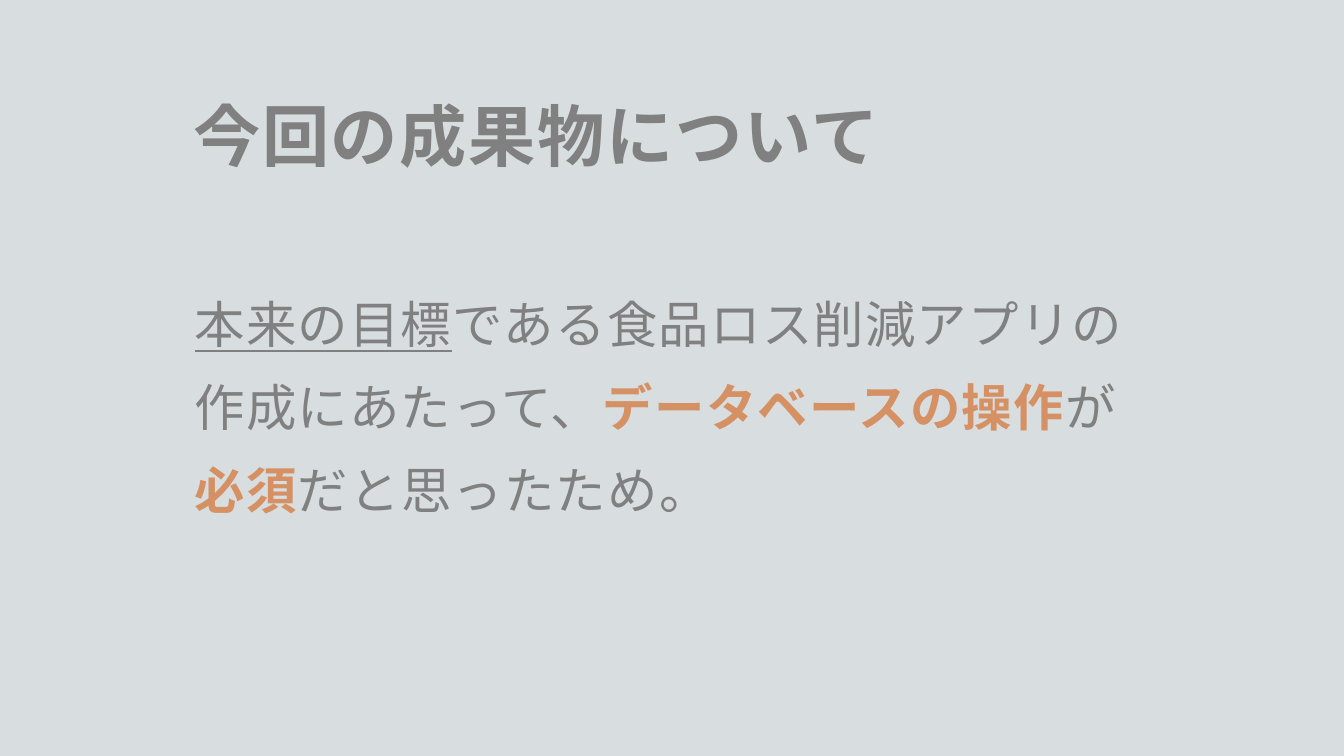
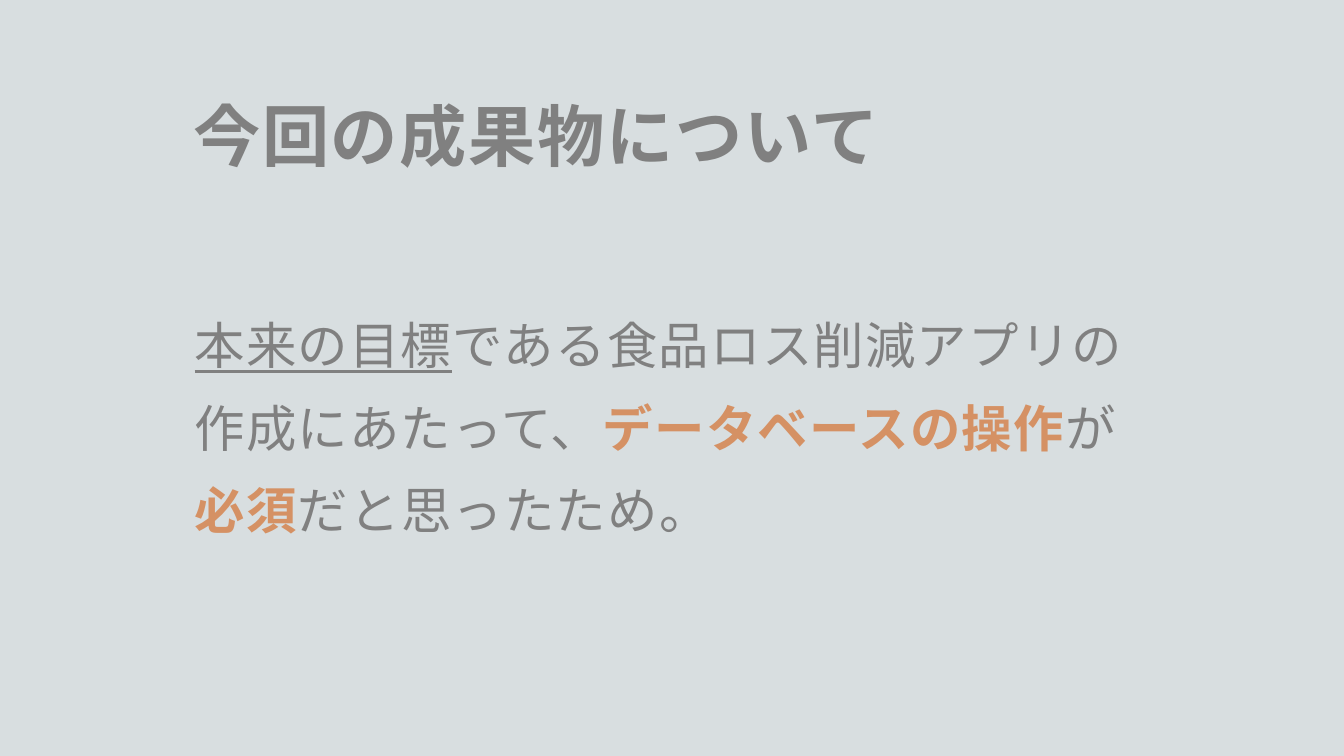
Before and after one commit to mksu000/foodloss2024, a slide deck: slide 5 of 造酒翔・三瓶眞.pptx. Drawn at 1344x756 pixels with LibreOffice and Linux fonts; fonts in the diff are those of the drawing; background and template pictures are left out. Boxes give left, top, right and bottom in pixels: in the first picture for what was removed or moved away, otherwise in the second. Text is boxed around its words. In the diff, an @@ line names an element or a change of style, - is before the commit and + after.

```diff
--- a/造酒翔・三瓶眞.pptx
+++ b/造酒翔・三瓶眞.pptx
@@ text "本来の目標である食品ロス削減アプリの": place and size @@
-text "本来の目標である食品ロス削減アプリの" at <box>195,301,1123,513</box>
+text "本来の目標である食品ロス削減アプリの" at <box>195,322,1123,533</box>
```
Also in this commit, not shown: 2 other slides changed, 1 slide added.
